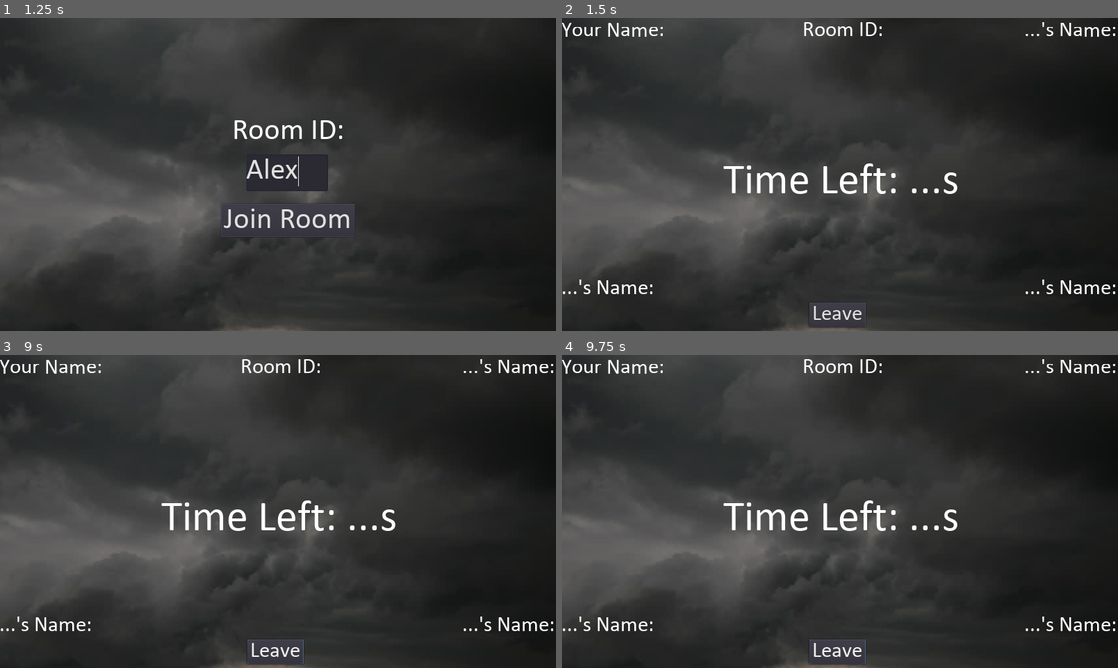
Above: before the commit, frames 1-4 (two rows, left to right).
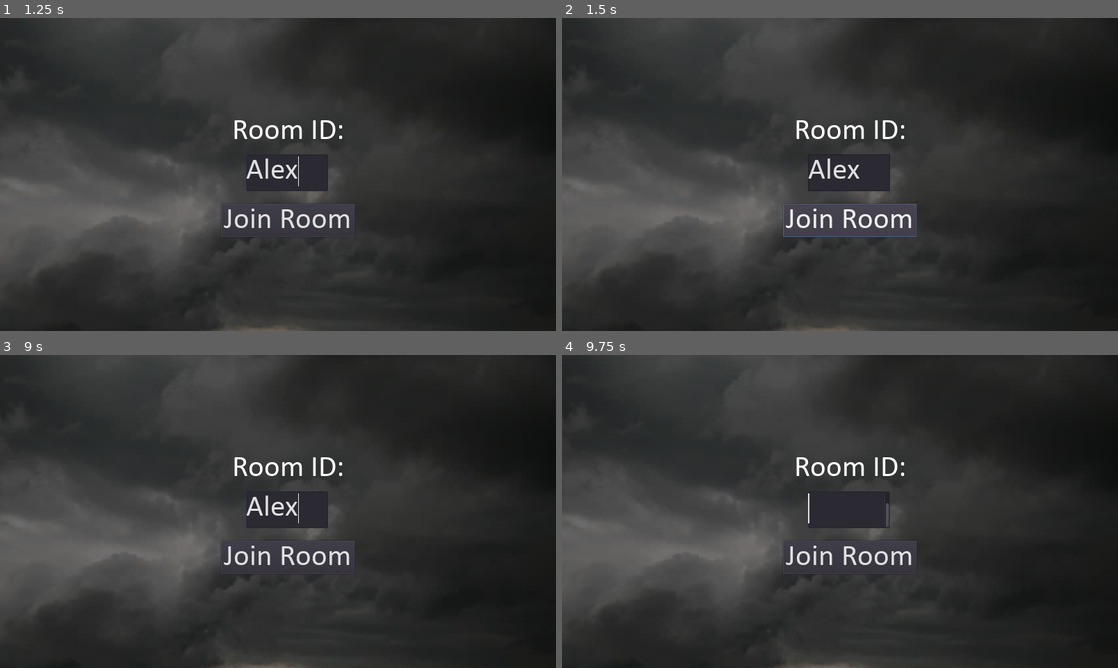
Above: after the commit, the same moments.

Repository: iamdejan/QuickShoot_Party
Game: Godot game, scene res://scenes/JoinRoom.tscn
Two runs of this game, one before a commit and one after it. Both use one fixed random seed, a clock stepped at 60 frames per second and the inputs below. This scene is started directly instead of the project's main scene.
Inputs (mouse positions are in pixels of both pictures, inside the frame that each line leads up to):
- Up to frame 1 (1.25 s): click (289, 174) at 0.52 s; type "Alex" at 0.6 s
- Up to frame 2 (1.5 s): click "Join Room" at 1.25 s
- Up to frame 3 (9 s): click (278, 652) at 2 s, where only the run before the commit has a clickable "Leave"; click (278, 652) at 2.75 s, where only the run before the commit has a clickable "Leave"; click (278, 652) at 3.5 s, where only the run before the commit has a clickable "Leave"; move the mouse to (400, 495) at 4.27 s; click (400, 495) at 4.35 s; move the mouse to (166, 527) at 5.02 s; click (166, 527) at 5.1 s; move the mouse to (333, 442) at 5.77 s; click (333, 442) at 5.85 s; move the mouse to (250, 574) at 6.52 s; click (250, 574) at 6.6 s; move the mouse to (444, 558) at 7.27 s; click (444, 558) at 7.35 s; move the mouse to (111, 464) at 8.02 s; click (111, 464) at 8.1 s; move the mouse to (305, 511) at 8.77 s; click (305, 511) at 8.85 s
- Up to frame 4 (9.75 s): tap Enter at 9.5 s; move the mouse to (756, 433) at 9.52 s; click (756, 433) at 9.6 s

Frame 1 is identical in both runs. In frame 2, 4.4% of the frame differs, in the area x 0-100%, y 1-99%; in frame 3, 3.9%; in frame 4, 3.7%.
Error before the commit: Parse Error: Parse error: Spaces used before tabs on a line (res://scripts/Game.gd:128)

Commit message:
Fixing bug when joining room - game side

Diff:
--- a/scenes/JoinRoom.tscn
+++ b/scenes/JoinRoom.tscn
@@ -41,4 +41,7 @@
 margin_right = 755.156
 margin_bottom = 398.411
 custom_fonts/font = SubResource( 1 )
+
+[node name="HTTPRequest" type="HTTPRequest" parent="."]
 [connection signal="pressed" from="JoinRoomButton" to="." method="_on_JoinRoomButton_pressed"]
+[connection signal="request_completed" from="HTTPRequest" to="." method="_on_HTTPRequest_request_completed"]
--- a/scripts/JoinRoom.gd
+++ b/scripts/JoinRoom.gd
@@ -1,7 +1,29 @@
 extends Node2D
 
 func _on_JoinRoomButton_pressed():
-	#API Call will be implemented later
+	var data: Dictionary = {
+		"Payload": {
+			"ID": int(Session.user_data["id"]),
+			"Name": Session.user_data["name"]
+		}
+	}
+	var json_sent = JSON.print(data)
+	var headers = ["Content-Type: application/json"]
 
-	get_tree().change_scene(Session.build_scene_URL("Game"))
+	$HTTPRequest.request(Session.URL + "/room/" + $RoomIDText.text + "/member/new",
+						 headers,
+						 false,
+						 HTTPClient.METHOD_POST,
+						 json_sent)
 	pass
+
+func _on_HTTPRequest_request_completed(result, response_code, headers, body):
+	if response_code == 200:
+		Session.data["Game"] = {
+			"ID": int($RoomIDText.text)
+		}
+		var json = JSON.parse(body.get_string_from_utf8())
+		var data: Dictionary = json.result
+		Session.data["maximum_capacity"] = data["MaxMemberCount"]
+		get_tree().change_scene(Session.build_scene_URL("Game"))
+	pass
--- a/scripts/Session.gd
+++ b/scripts/Session.gd
@@ -3,8 +3,8 @@
 const prefix: String = "res://scenes/"
 const extension: String = "tscn"
 
-#const URL = "http://localhost:8080"
-const URL = "http://quickshoot-party-match-server.herokuapp.com"
+const URL = "http://localhost:8080"
+#const URL = "http://quickshoot-party-match-server.herokuapp.com"
 
 func build_scene_URL(key) -> String:
 	return prefix + key + "." + extension
